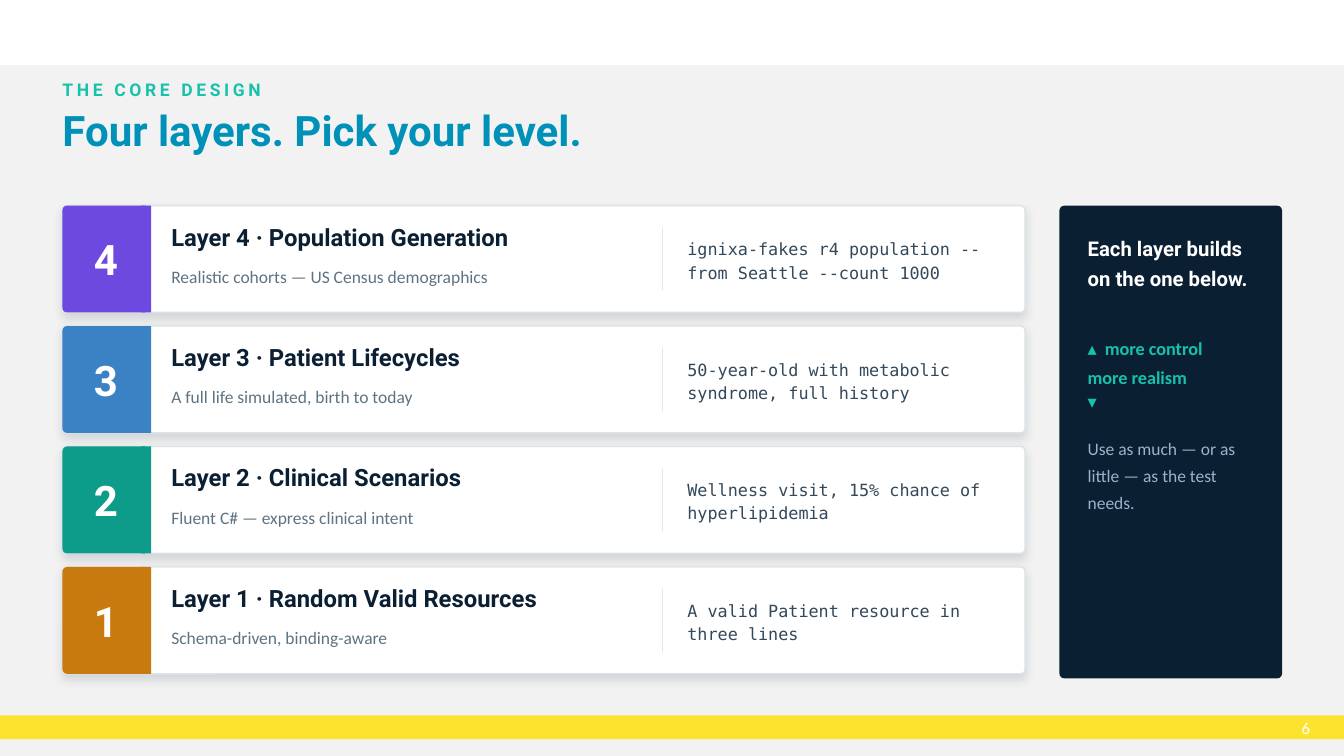
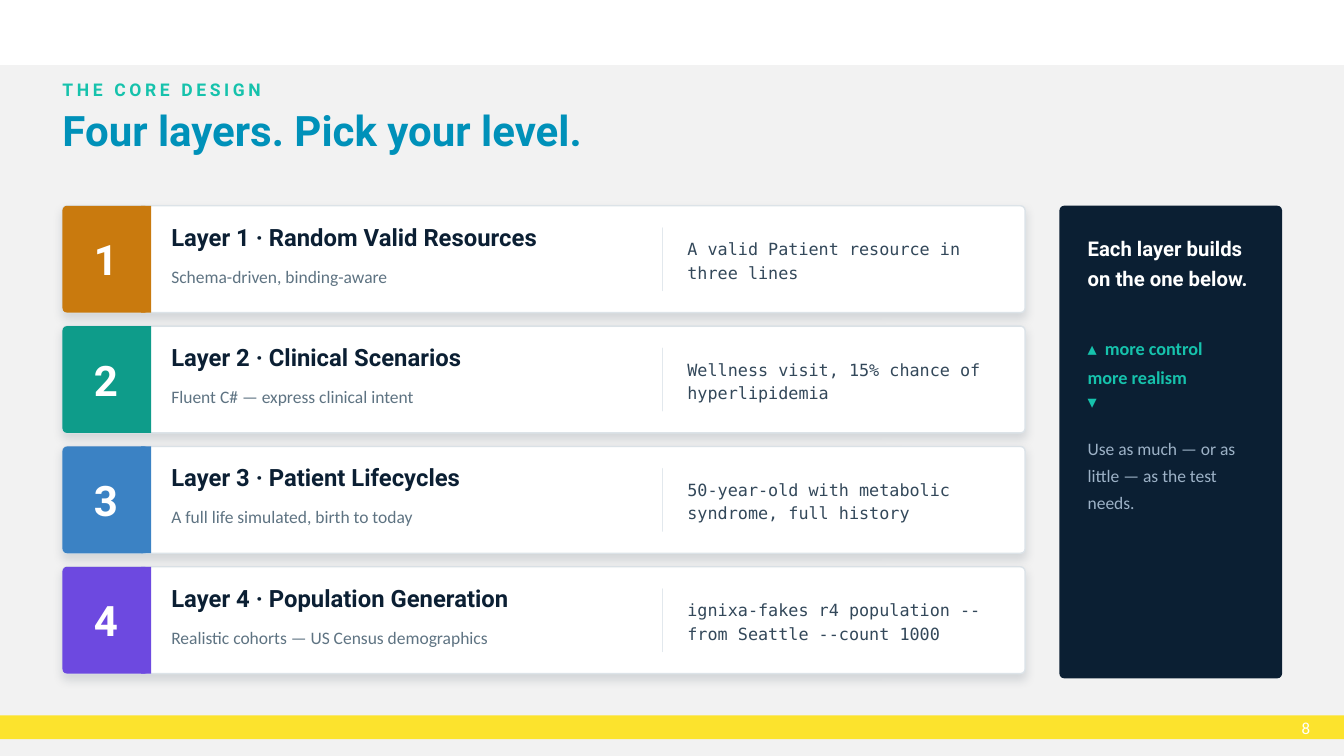
Before and after one commit to brendankowitz/FHIRDevDays2026, a slide deck: slide 9 of talks/talk2-fhir-fakes/DD26_CT_260617_Brendan-Kowitz_FhirFakes-dotNET.pptx (slide 7 before the commit). Drawn at 1344x756 pixels with LibreOffice and Linux fonts; fonts in the diff are those of the drawing; background and template pictures are left out. Boxes give left, top, right and bottom in pixels: in the first picture for what was removed or moved away, otherwise in the second. Text is boxed around its words. In the diff, an @@ line names an element or a change of style, - is before the commit and + after.

```diff
--- a/talks/talk2-fhir-fakes/DD26_CT_260617_Brendan-Kowitz_FhirFakes-dotNET.pptx
+++ b/talks/talk2-fhir-fakes/DD26_CT_260617_Brendan-Kowitz_FhirFakes-dotNET.pptx
@@ rounded rectangle at (x1=63, y1=206, x2=149, y2=313): fill #6D49E0 to #C97A0E @@
@@ rectangle at (x1=141, y1=206, x2=151, y2=313): fill #6D49E0 to #C97A0E @@
@@ 4 texts moved together from (x1=94, y1=589, x2=960, y2=647) to (x1=94, y1=228, x2=960, y2=286) @@
@@ rounded rectangle at (x1=63, y1=327, x2=149, y2=434): fill #3B82C4 to #0E9C8A @@
@@ rectangle at (x1=141, y1=327, x2=151, y2=434): fill #3B82C4 to #0E9C8A @@
@@ 4 texts moved together from (x1=94, y1=468, x2=980, y2=527) to (x1=94, y1=348, x2=980, y2=406) @@
@@ rounded rectangle at (x1=63, y1=447, x2=149, y2=554): fill #0E9C8A to #3B82C4 @@
@@ rectangle at (x1=141, y1=447, x2=151, y2=554): fill #0E9C8A to #3B82C4 @@
@@ 4 texts moved together from (x1=94, y1=348, x2=950, y2=406) to (x1=94, y1=468, x2=950, y2=526) @@
@@ rounded rectangle at (x1=63, y1=567, x2=149, y2=674): fill #C97A0E to #6D49E0 @@
@@ rectangle at (x1=141, y1=567, x2=151, y2=674): fill #C97A0E to #6D49E0 @@
@@ 4 texts moved together from (x1=94, y1=228, x2=950, y2=286) to (x1=94, y1=589, x2=950, y2=647) @@
@@ page number at (x1=1302, y1=722, x2=1310, y2=734): text changed @@
-6
+8
```
Also in this commit, not shown: 11 other slides changed, 4 slides added, 2 slides removed, 13 other files.
